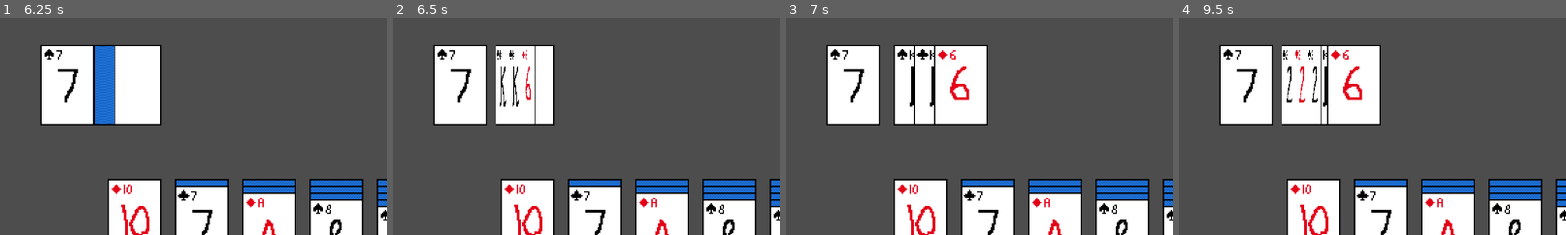
Above: before the commit, frames 1-4 (left to right).
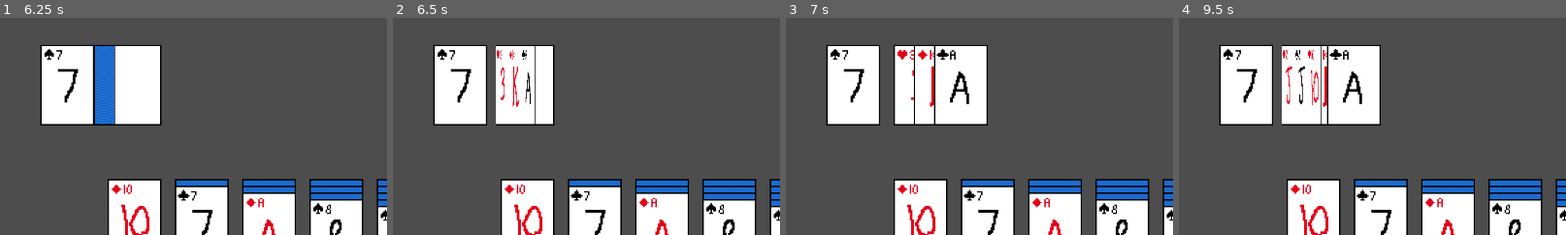
Above: after the commit, the same moments.

Repository: pnkmht135/Solitaire
Game: Godot game, scene res://Game.tscn
Two runs of this game, one before a commit and one after it. Both use one fixed random seed, a clock stepped at 60 frames per second and the inputs below.
Inputs (mouse positions are % of the whole screen's width and height, from its top left):
- Up to frame 1 (6.25 s): move the mouse to (9, 23) at 0.52 s; press the mouse at (9, 23) at 0.53 s; move the mouse to (26, 46) at 1.27 s; release the mouse at (26, 46) at 1.28 s; click (26, 46) at 1.35 s; move the mouse to (35, 46) at 2.02 s; press the mouse at (35, 46) at 2.03 s; tap Enter at 2.75, 5.75 s; move the mouse to (43, 46) at 2.77 s; release the mouse at (43, 46) at 2.78 s; click (43, 46) at 2.85 s; move the mouse to (52, 46) at 3.52 s; press the mouse at (52, 46) at 3.53 s; tap Space at 4.25 s; move the mouse to (61, 46) at 4.27 s; release the mouse at (61, 46) at 4.28 s; click (61, 46) at 4.35 s; move the mouse to (69, 46) at 5.02 s; press the mouse at (69, 46) at 5.03 s; move the mouse to (9, 15) at 5.77 s; release the mouse at (9, 15) at 5.78 s; click (9, 15) at 5.85 s
- Up to frame 2 (6.5 s): no input
- Up to frame 3 (7 s): move the mouse to (14, 15) at 6.52 s; press the mouse at (14, 15) at 6.53 s
- Up to frame 4 (9.5 s): tap Space at 7.25, 8.75 s; move the mouse to (20, 15) at 7.27 s; release the mouse at (20, 15) at 7.28 s; click (20, 15) at 7.35 s; tap Enter at 8 s; move the mouse to (23, 15) at 8.02 s; press the mouse at (23, 15) at 8.03 s; move the mouse to (9, 15) at 8.77 s; release the mouse at (9, 15) at 8.78 s; click (9, 15) at 8.85 s
The pictures show only the part of the screen within x 0-50%, y 0-50%; the shares and areas given below are measured in that part.

Frame 1 is identical in both runs. In frame 2, 0.6% of the frame differs, in the area x 26-36%, y 14-42%; in frame 3, 1.2%; in frame 4, 1.5%, in the area x 26-48%, y 14-42%.

Commit message:
ensured that stockpile array is rendered and drawn from according to its face-down positioning, also ensured that revealing from stockpile gives card in the correct, flipped order.

Diff:
--- a/Game elements/Stockpile.tscn
+++ b/Game elements/Stockpile.tscn
@@ -3,29 +3,14 @@
 [ext_resource type="Script" uid="uid://dbifd0cx43uht" path="res://Game elements/stockpile.gd" id="1_e811g"]
 [ext_resource type="Texture2D" uid="uid://cqiyu1ifc04gw" path="res://Sprites/Cards.png" id="2_qa6s2"]
 
+[sub_resource type="RectangleShape2D" id="RectangleShape2D_qa6s2"]
+size = Vector2(40, 60)
+
 [sub_resource type="RectangleShape2D" id="RectangleShape2D_e811g"]
 size = Vector2(80, 120)
 
-[sub_resource type="RectangleShape2D" id="RectangleShape2D_qa6s2"]
-size = Vector2(40, 60)
-
 [node name="Stockpiile" type="Node2D"]
 script = ExtResource("1_e811g")
-
-[node name="Closed" type="Sprite2D" parent="."]
-scale = Vector2(2, 2)
-texture = ExtResource("2_qa6s2")
-hframes = 13
-vframes = 5
-frame = 53
-
-[node name="Click_Closed" type="Area2D" parent="."]
-collision_layer = 2
-collision_mask = 0
-
-[node name="CollisionShape2D" type="CollisionShape2D" parent="Click_Closed"]
-scale = Vector2(0.75, 0.75)
-shape = SubResource("RectangleShape2D_e811g")
 
 [node name="Opened" type="Sprite2D" parent="."]
 position = Vector2(100, 0)
@@ -43,4 +28,19 @@
 scale = Vector2(0.75, 0.75)
 shape = SubResource("RectangleShape2D_qa6s2")
 
+[node name="Closed" type="Sprite2D" parent="."]
+scale = Vector2(2, 2)
+texture = ExtResource("2_qa6s2")
+hframes = 13
+vframes = 5
+frame = 53
+
+[node name="Click_Closed" type="Area2D" parent="."]
+collision_layer = 2
+collision_mask = 0
+
+[node name="CollisionShape2D" type="CollisionShape2D" parent="Click_Closed"]
+scale = Vector2(0.75, 0.75)
+shape = SubResource("RectangleShape2D_e811g")
+
 [connection signal="input_event" from="Click_Closed" to="." method="_on_click_closed_input_event"]
--- a/Game elements/card.gd
+++ b/Game elements/card.gd
@@ -74,6 +74,7 @@
 			in_hand=false
 			set_process(false)
 			# TODO: Make this if statements cleaner
+			# TODO: Error: make sure parent is set!!
 			if not($Click_Box.has_overlapping_areas()) or $Click_Box.overlaps_area(parent.get_node_or_null("Area")):
 				return_to_place()
 				#TODO: fix: it sometimes gets called before current position gets
--- a/Game elements/stockpile.gd
+++ b/Game elements/stockpile.gd
@@ -21,6 +21,8 @@
 			tween.set_ease(Tween.EASE_IN_OUT)
 			tween.tween_property(card,"position",Vector2(0,0),1)
 			card.current_position=position
+		cards_stack.reverse() # because it is facedown on table.
+		click_opened.move_to_front()
 
 func _on_click_closed_input_event(_viewport: Node, event: InputEvent, _shape_idx: int) -> void:
 	if event.is_action_pressed("Click"):
@@ -46,7 +48,7 @@
 			new_index=num_cards-1
 		#TODO: insert func to make all currently open cards fall in line
 		var revealed: Array[Card] = cards_stack.slice(current_index+1,new_index+1)
-		revealed.reverse() # Ensure topmost closed element -> bottommost opened
+		#revealed.reverse() # Ensure topmost closed element -> bottommost opened
 		var shift = Vector2(0,0)
 		#TODO: Make sure topmost element in array->bottom most in opened
 		for card in revealed:
@@ -55,7 +57,7 @@
 			tween.set_ease(Tween.EASE_IN_OUT)
 			tween.tween_property(card,"position",shift,1)
 			shift+=open_offset
-			card.move_to_front() # Is this doing anything?
-			card.flip_card()
+			#card.move_to_front()
+			card.flip_card() # comment out for testing things
 			card.disable()
 		current_index=new_index
